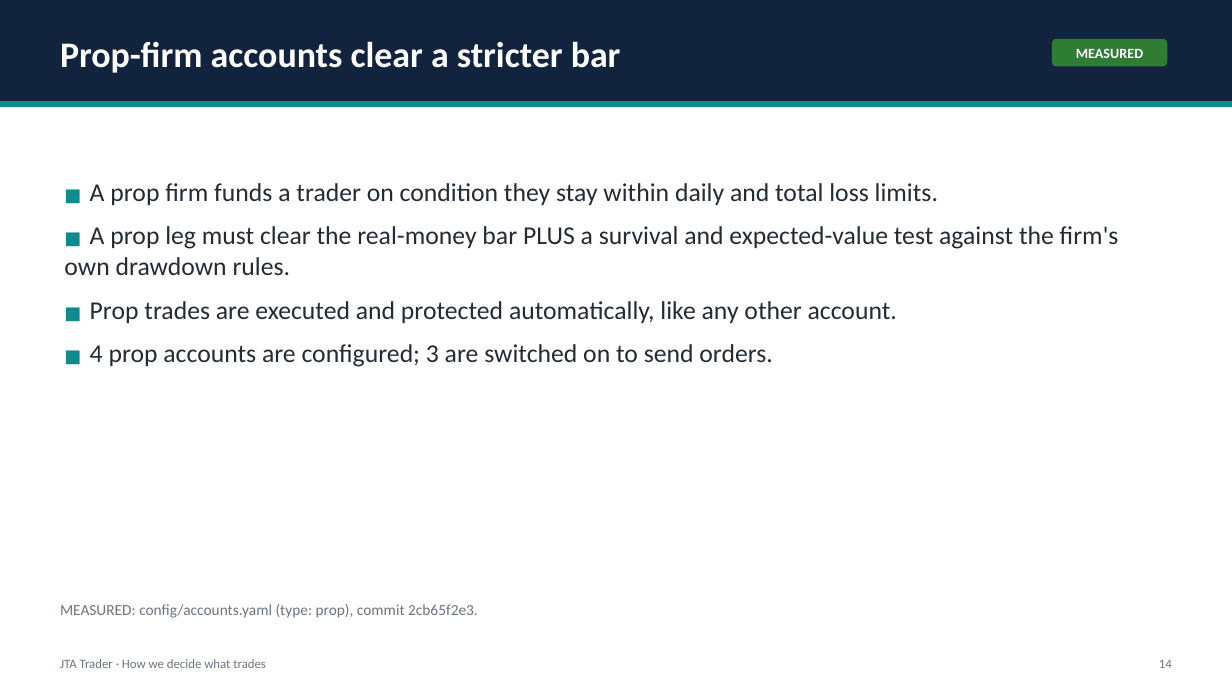
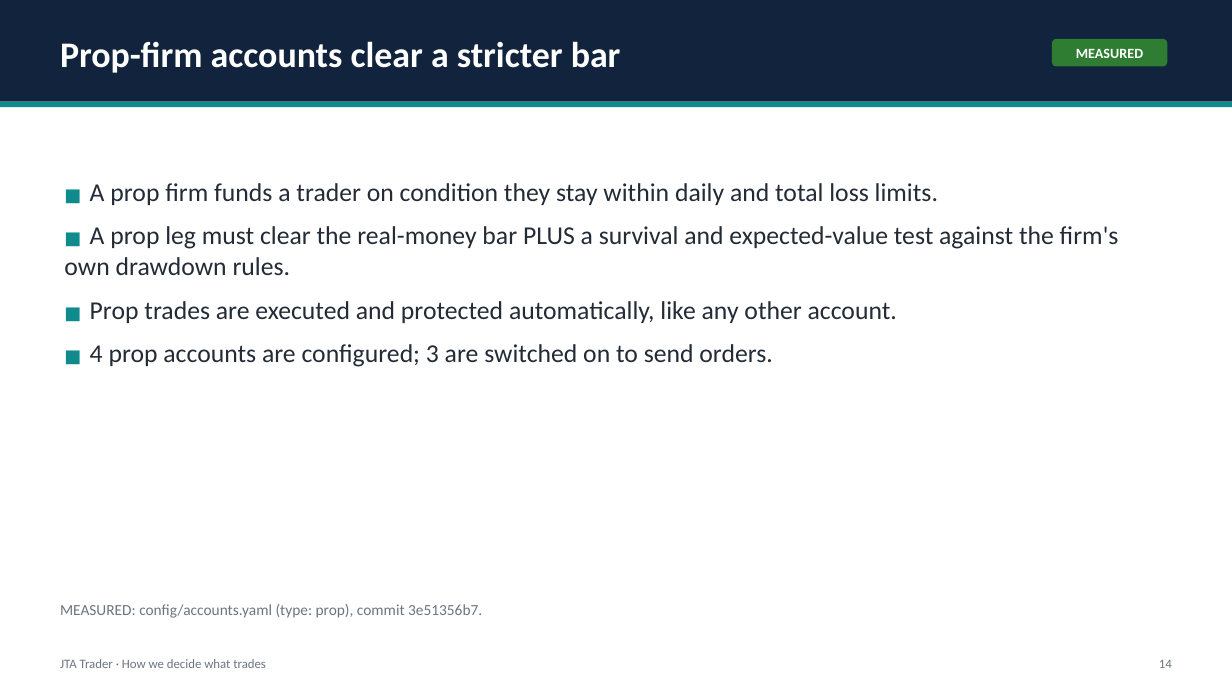
Before and after one commit to benbaichmankass/JTA-Trader, a slide deck: slide 14 of docs/pitch/jta-trader-pitch-deck.pptx. Drawn at 1232x693 pixels with LibreOffice and Linux fonts; fonts in the diff are those of the drawing. Boxes give left, top, right and bottom in pixels: in the first picture for what was removed or moved away, otherwise in the second. Text is boxed around its words. In the diff, an @@ line names an element or a change of style, - is before the commit and + after.

```diff
--- a/docs/pitch/jta-trader-pitch-deck.pptx
+++ b/docs/pitch/jta-trader-pitch-deck.pptx
@@ text at (60, 604, 482, 618): text changed @@
-MEASURED: config/accounts.yaml (type: prop), commit 2cb65f2e3.
+MEASURED: config/accounts.yaml (type: prop), commit 3e51356b7.
```
Also in this commit, not shown: 7 other slides changed, 2 other files.
